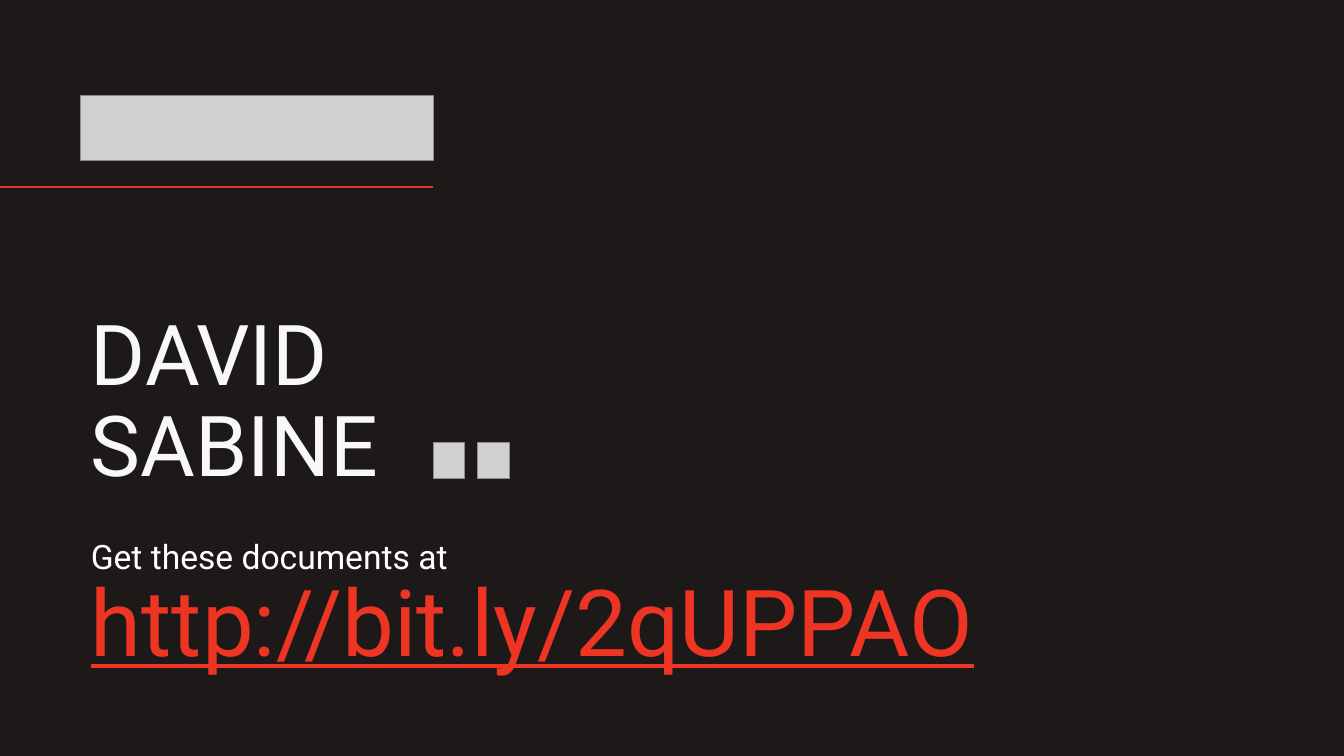
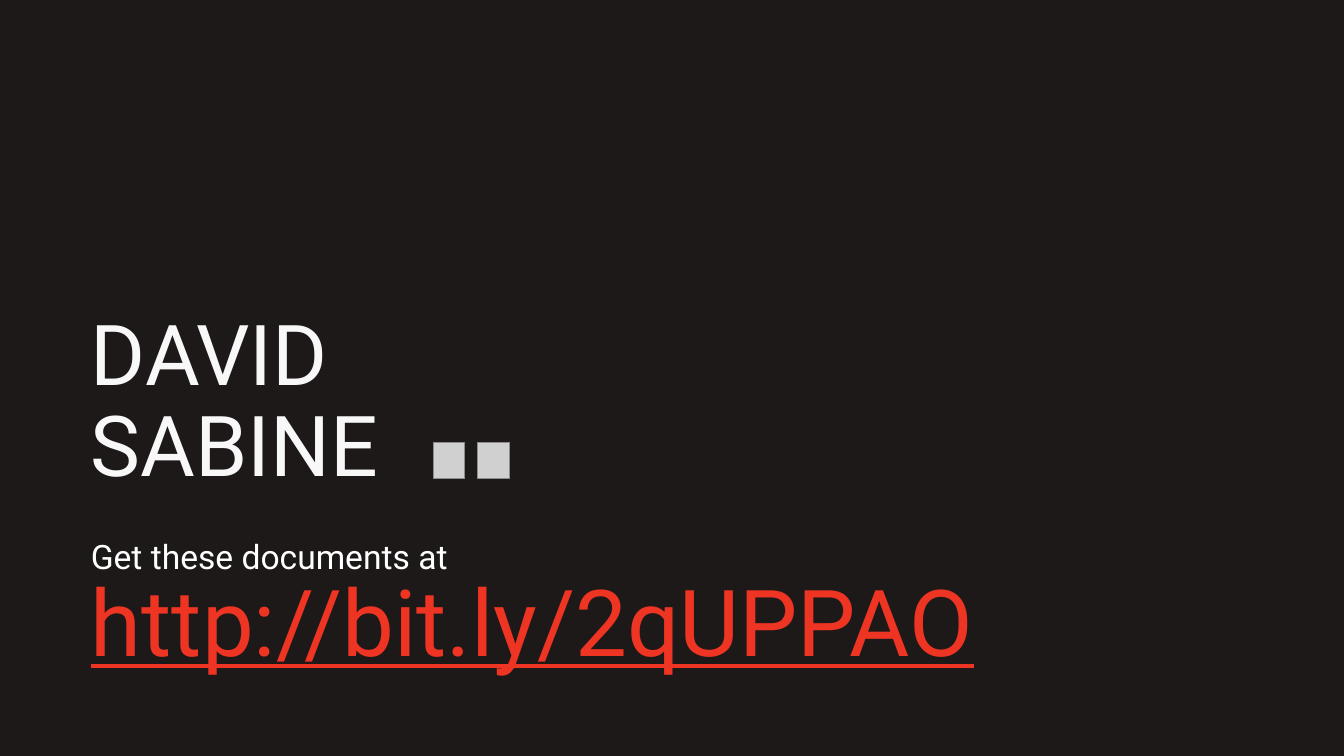
Before and after one commit to DavidSabine/The-Art-of-Agile-Product-Documentation, a slide deck: slide 21 of assets/The Art of Agile Documentation — Presentation — by David Sabine.pptx. Drawn at 1344x756 pixels with LibreOffice and Linux fonts; fonts in the diff are those of the drawing; grey boxes stand for pictures; background and template pictures are left out. Boxes give left, top, right and bottom in pixels: in the first picture for what was removed or moved away, otherwise in the second. Text is boxed around its words. In the diff, an @@ line names an element or a change of style, - is before the commit and + after.

```diff
--- a/assets/The Art of Agile Documentation — Presentation — by David Sabine.pptx
+++ b/assets/The Art of Agile Documentation — Presentation — by David Sabine.pptx
@@ picture removed at box(81, 96, 434, 160) @@
@@ line removed from (434, 187) to (0, 187) @@
```
Also in this commit, not shown: 4 other slides changed, 1 slide added, 1 slide removed, 3 other files.
